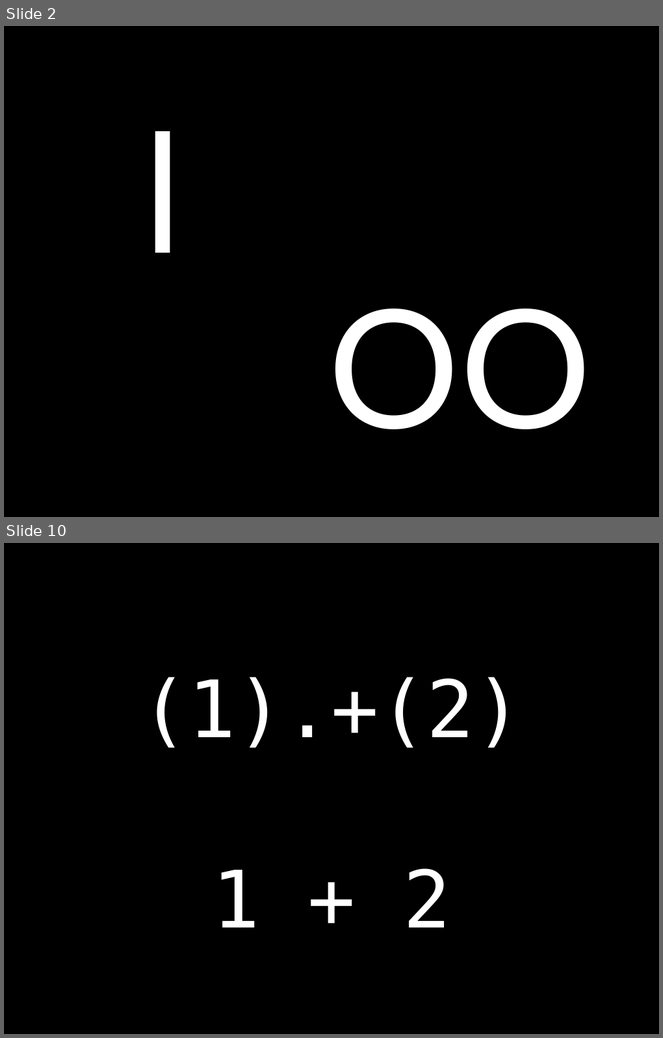
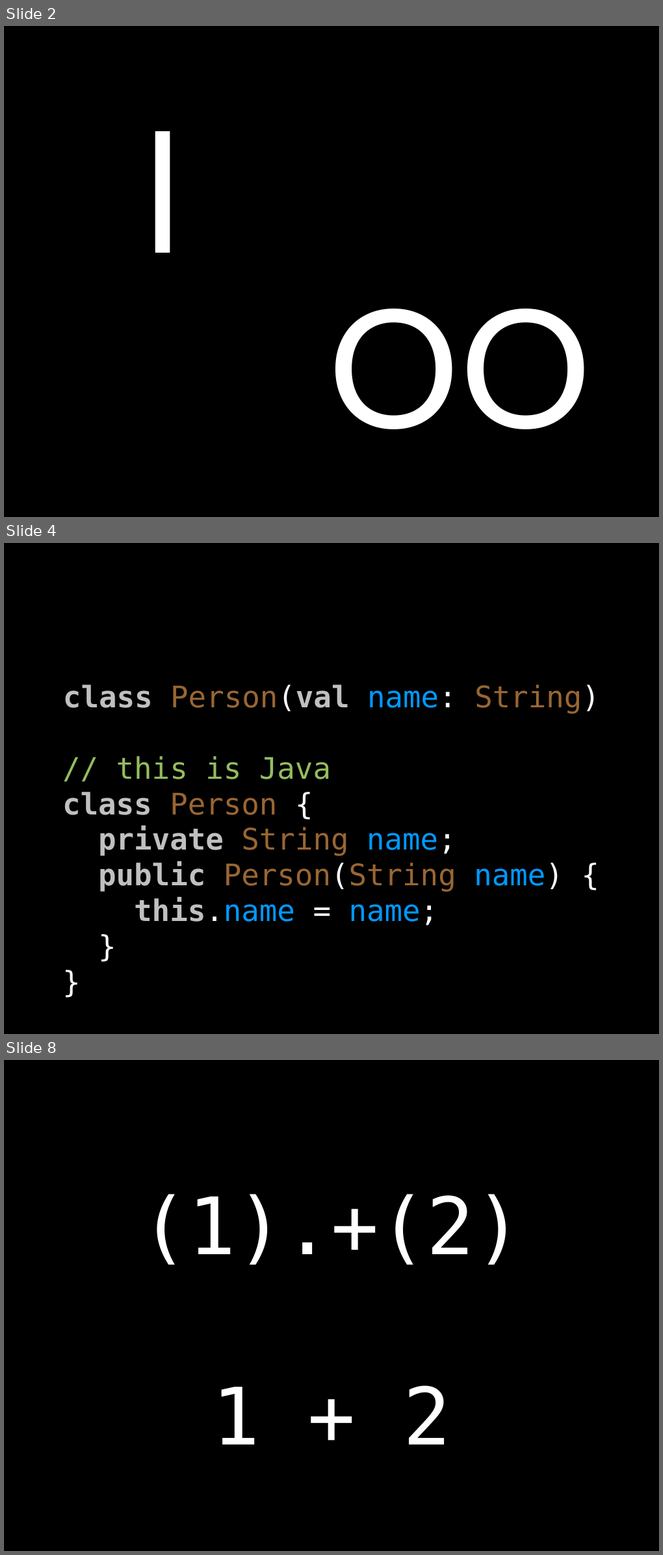
Before and after one commit to rawyler/taxactors, a slide deck: doc/presentation/scala_session.odp. Shown one above the other, each under a label of ours: slides 2 and 10 before the commit, slides 2, 4 and 8 after it; the slides between them are not shown. The pictures are 663x1038 and 663x1555 pixels, drawn with LibreOffice and Linux fonts; fonts in the diff are those of the drawing. Boxes give left, top, right and bottom in pixels: in the first picture for what was removed or moved away, otherwise in the second. Text is boxed around its words. In the diff, an @@ line names an element or a change of style, - is before the commit and + after.

```diff
--- a/doc/presentation/scala_session.odp
+++ b/doc/presentation/scala_session.odp
@@ slide 4 added at [4,543,659,1034], background #000000 @@
@@ text added at [62,685,600,926], 36 pt, text #996633 @@
+class Person(val name: String)
+// this is Java
+class Person {
+private String name;
+public Person(String name) {
+this.name = name;
+}
+}
@@ what was slide 10 is now slide 8 @@
```
Also in this commit, not shown: 3 slides changed, 4 other slides added, 2 slides removed.
